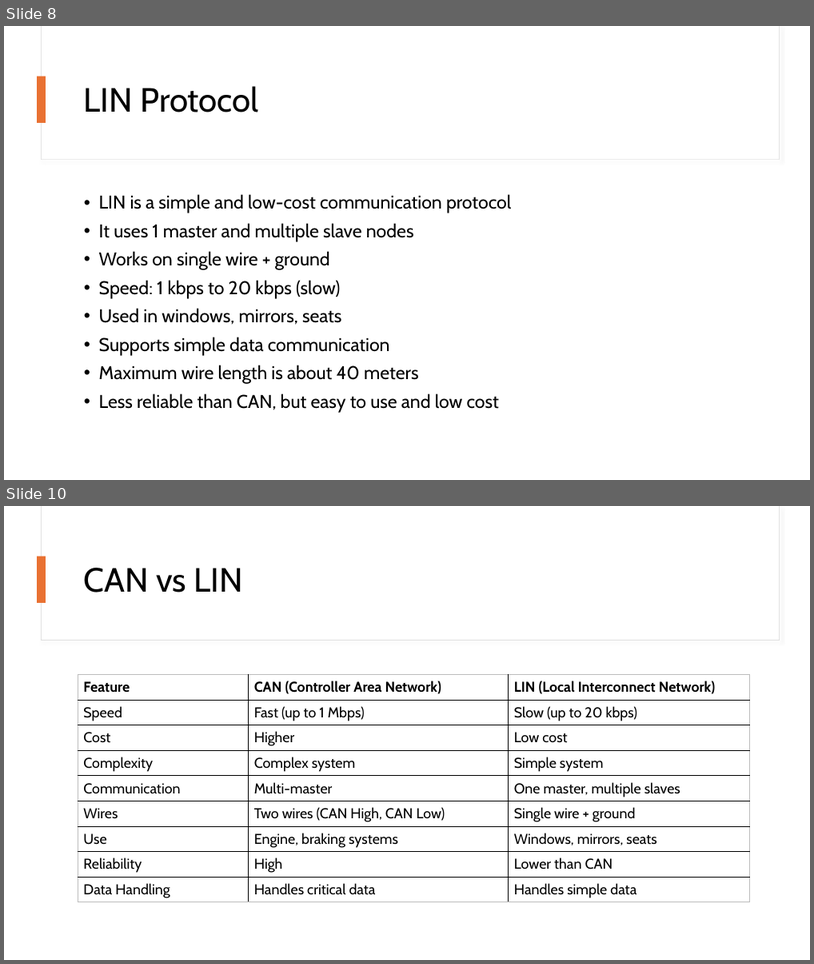
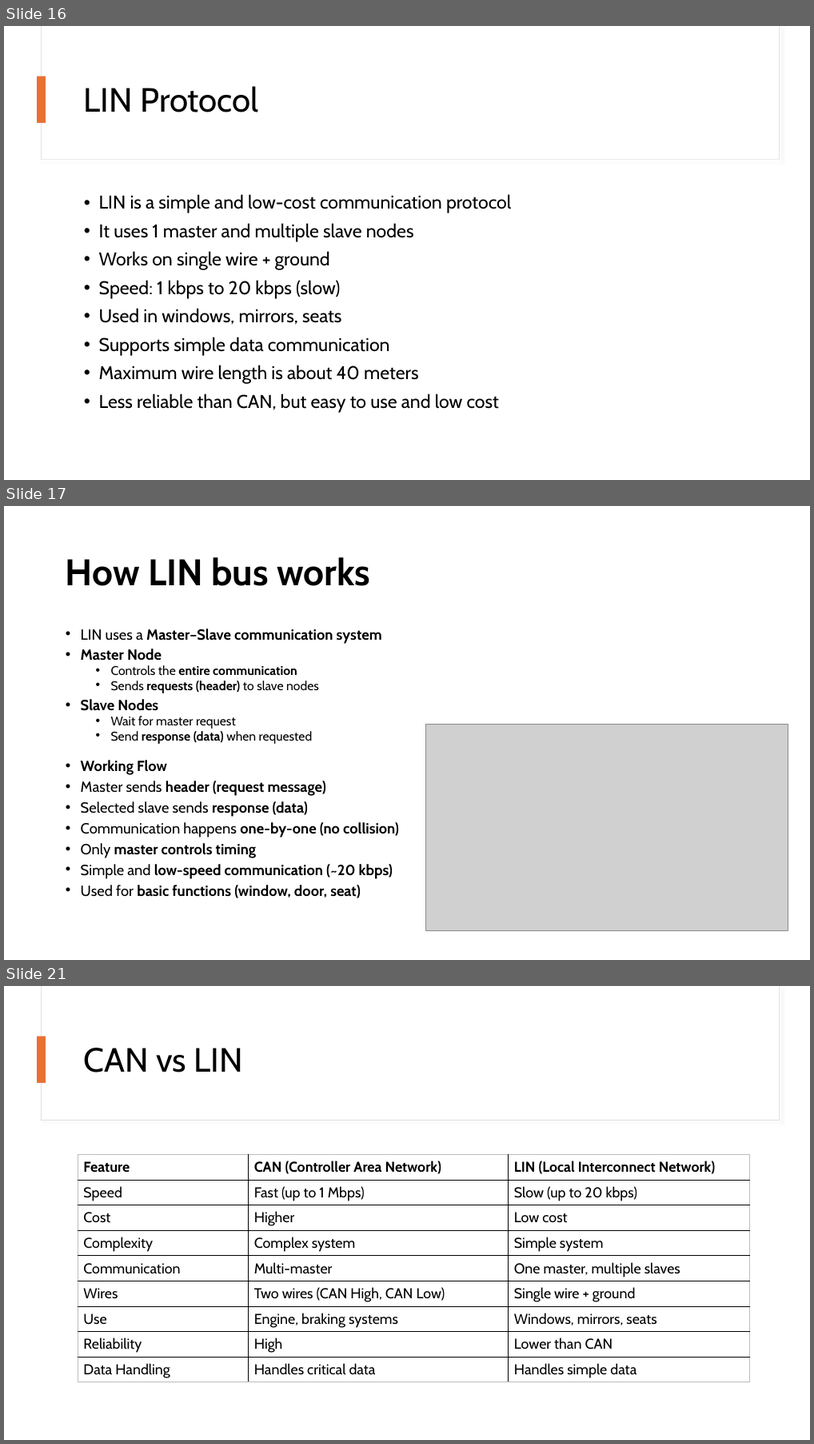
Before and after one commit to monalsutar/PPT, a slide deck: Automotive_Protocols.pptx. Shown one above the other, each under a label of ours: slides 8 and 10 before the commit, slides 16, 17 and 21 after it; the slides between them are not shown. The pictures are 814x964 and 814x1444 pixels, drawn with LibreOffice and Linux fonts; fonts in the diff are those of the drawing; grey boxes stand for pictures. Boxes give left, top, right and bottom in pixels: in the first picture for what was removed or moved away, otherwise in the second. Text is boxed around its words. In the diff, an @@ line names an element or a change of style, - is before the commit and + after.

```diff
--- a/Automotive_Protocols.pptx
+++ b/Automotive_Protocols.pptx
@@ slide 17 added at box(4, 506, 810, 960), background #FFFFFF @@
@@ title added at box(66, 557, 370, 586), 44 pt, text #000000, bold @@
+How LIN bus works
@@ text added at box(81, 628, 399, 898), 17.5 pt, text #000000, bold @@
+• LIN uses a Master–Slave communication system
+• Master Node
+  • Controls the entire communication
+  • Sends requests (header) to slave nodes
+• Slave Nodes
+  • Wait for master request
+  • Send response (data) when requested
+• Working Flow
+• Master sends header (request message)
+• Selected slave sends response (data)
+• Communication happens one-by-one (no collision)
+• Only master controls timing
+• Simple and low-speed communication (~20 kbps)
+• Used for basic functions (window, door, seat)
@@ picture added at box(426, 724, 789, 931) @@
@@ what was slide 8 is now slide 16 @@
@@ what was slide 10 is now slide 21 @@
```
Also in this commit, not shown: 4 slides changed, 10 other slides added, 1 other file.
